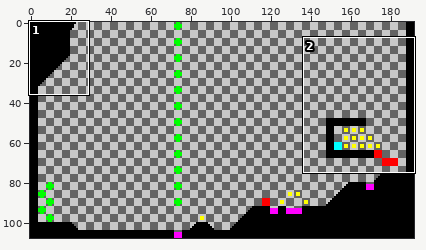
A sprite sheet gets an edit: leveleditor/mapSRC/level2.png. Above, an overview of the earlier version with the close-up marked.
Close-up. As it was:
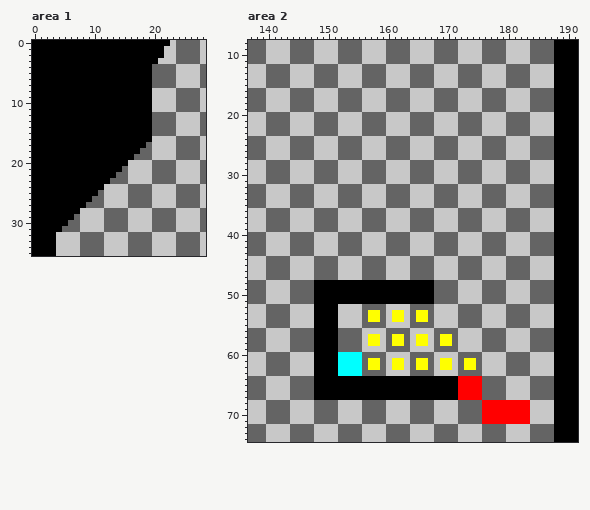
The file is 192x108 pixels. Shown: area 1: x 0..28, y 0..35; area 2: x 137..191, y 8..74. The commit also changed other parts of the picture, which this record leaves out.
And afterwards:
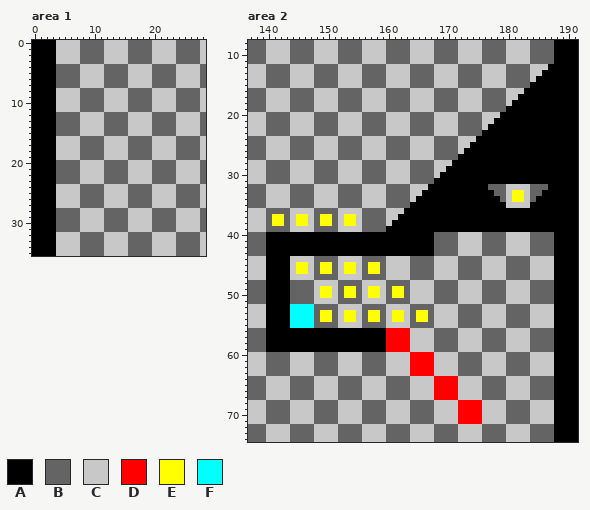
Palette (. is transparent): A #000000  B #646464  C #c8c8c8  D #ff0000  E #ffff00  F #00ffff
Edits made:
Changed rows in their new state; - is an unchanged pixel.
Area 1:
first column x 4:
 0 CCCCBBBBCCCCBBBBCCC
 1 CCCCBBBBCCCCBBBBCC-
 2 CCCCBBBBCCCCBBBBCC-
 3 CCCCBBBBCCCCBBBBC--
 4 BBBBCCCCBBBBCCCC---
 5 BBBBCCCCBBBBCCCC---
 6 BBBBCCCCBBBBCCCC---
 7 BBBBCCCCBBBBCCCC---
 8 CCCCBBBBCCCCBBBB---
 9 CCCCBBBBCCCCBBBB---
10 CCCCBBBBCCCCBBBB---
11 CCCCBBBBCCCCBBBB---
12 BBBBCCCCBBBBCCCC---
13 BBBBCCCCBBBBCCCC---
14 BBBBCCCCBBBBCCCC---
15 BBBBCCCCBBBBCCCC---
16 CCCCBBBBCCCCBBBB---
17 CCCCBBBBCCCCBBB----
18 CCCCBBBBCCCCBB-----
19 CCCCBBBBCCCCB------
20 BBBBCCCCBBBB-------
21 BBBBCCCCBBB--------
22 BBBBCCCCBB---------
23 BBBBCCCCB----------
24 CCCCBBBB-----------
25 CCCCBBB------------
26 CCCCBB-------------
27 CCCCB--------------
28 BBBB---------------
29 BBB----------------
30 BB-----------------
31 B------------------
Area 2:
first column x 140:
12 -----------------------------------------------A
13 ----------------------------------------------AA
14 ---------------------------------------------AAA
15 --------------------------------------------AAAA
16 -------------------------------------------AAAAA
17 ------------------------------------------AAAAAA
18 -----------------------------------------AAAAAAA
19 ----------------------------------------AAAAAAAA
20 ---------------------------------------AAAAAAAAA
21 --------------------------------------AAAAAAAAAA
22 -------------------------------------AAAAAAAAAAA
23 ------------------------------------AAAAAAAAAAAA
24 -----------------------------------AAAAAAAAAAAAA
25 ----------------------------------AAAAAAAAAAAAAA
26 ---------------------------------AAAAAAAAAAAAAAA
27 --------------------------------AAAAAAAAAAAAAAAA
28 -------------------------------AAAAAAAAAAAAAAAAA
29 ------------------------------AAAAAAAAAAAAAAAAAA
30 -----------------------------AAAAAAAAAAAAAAAAAAA
31 ----------------------------AAAAAAAAAAAAAAAAAAAA
32 ---------------------------AAAAAAAAAA----------A
33 --------------------------AAAAAAAAAAAA---EE---AA
34 -------------------------AAAAAAAAAAAAAA--EE--AAA
35 ------------------------AAAAAAAAAAAAAAAA----AAAA
36 -----------------------AAAAAAAAAAAAAAAAAAAAAAAAA
37 -EE--EE--EE--EE-------AAAAAAAAAAAAAAAAAAAAAAAAAA
38 -EE--EE--EE--EE------AAAAAAAAAAAAAAAAAAAAAAAAAAA
39 --------------------AAAAAAAAAAAAAAAAAAAAAAAAAAAA
40 AAAAAAAAAAAAAAAAAAAAAAAAAAAA--------------------
41 AAAAAAAAAAAAAAAAAAAAAAAAAAAA--------------------
42 AAAAAAAAAAAAAAAAAAAAAAAAAAAA--------------------
43 AAAAAAAAAAAAAAAAAAAAAAAAAAAA--------------------
44 AAAA--------------------------------------------
45 AAAA-EE--EE--EE--EE-----------------------------
46 AAAA-EE--EE--EE--EE-----------------------------
47 AAAA--------------------------------------------
48 AAAA----CCCCBBBBCCCCBBBBCCCC--------------------
49 AAAA----CEECBEEBCEECBEEBCCCC--------------------
50 AAAA----CEECBEEBCEECBEEBCCCC--------------------
51 AAAA----CCCCBBBBCCCCBBBBCCCC--------------------
52 AAAAFFFFBBBB------------------------------------
53 AAAAFFFFBEEB-EE---------------------------------
54 AAAAFFFFBEEB-EE---------------------------------
55 AAAAFFFFBBBB------------------------------------
56 AAAAAAAA----AAAAAAAADDDD------------------------
57 AAAAAAAA----AAAAAAAADDDD-CC--BB-----------------
58 AAAAAAAA----AAAAAAAADDDD-CC--BB-----------------
59 AAAAAAAA----AAAAAAAADDDD------------------------
60 --------BBBBCCCC--------DDDD--------------------
61 --------BBBBCCCC-BB--CC-DDDD-CC--BB-------------
62 --------BBBBCCCC-BB--CC-DDDD-CC--BB-------------
63 --------BBBBCCCC--------DDDD--------------------
64 --------CCCCBBBBCCCCBBBBCCCCDDDDCCCC------------
65 --------CCCCBBBBCCCCBBBBCCCCDDDDCCCC------------
66 --------CCCCBBBBCCCCBBBBCCCCDDDDCCCC------------
67 --------CCCCBBBBCCCCBBBBCCCCDDDDCCCC------------
68 --------------------------------DDDDCCCCBBBB----
69 --------------------------------DDDDCCCCBBBB----
70 --------------------------------DDDDCCCCBBBB----
71 --------------------------------DDDDCCCCBBBB----
Where, in picture pixels (left, top, right, bottom), the same in both close-ups:
changed: (56, 40, 170, 232)
changed: (266, 64, 554, 424)
